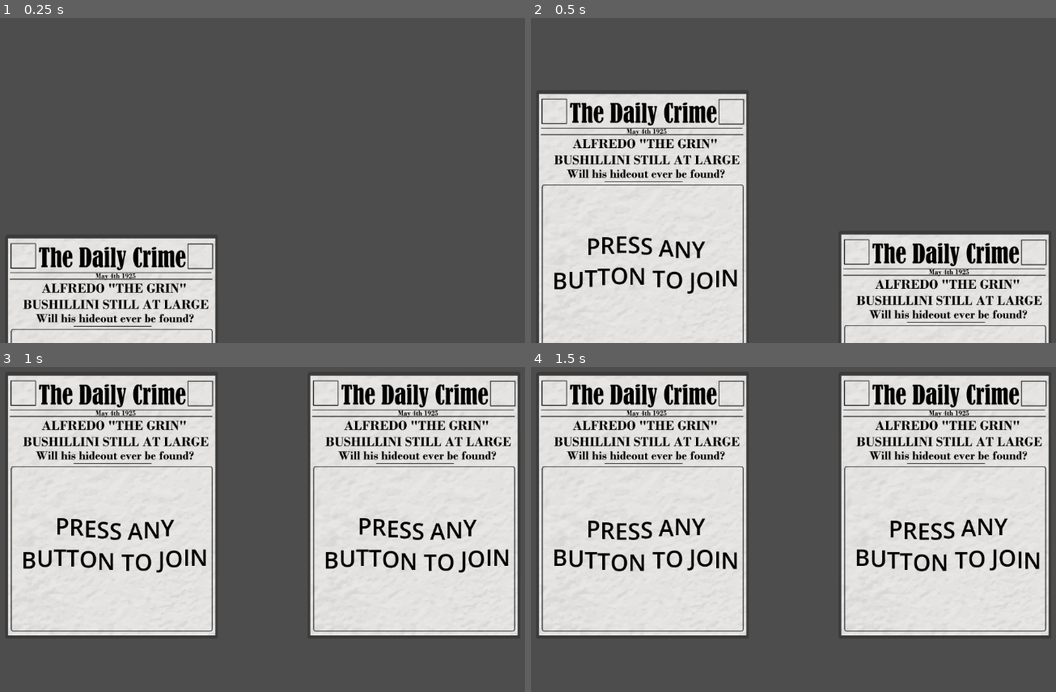
Above: before the commit, frames 1-4 (two rows, left to right).
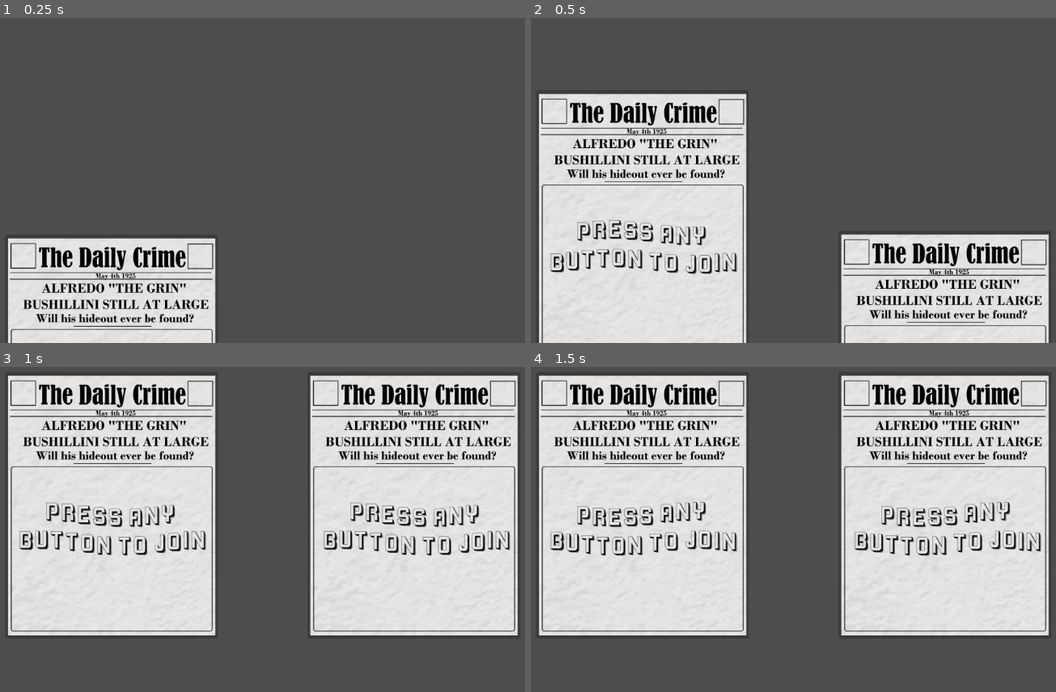
Above: after the commit, the same moments.

Repository: kylepfurey/Godotions
Game: Godot game, scene res://start stuff/select_screen.tscn
Same seed, same stepped clock (60 frames per second), same inputs: the game is played once before the commit and once after it.
Inputs:
- Up to frame 1 (0.25 s): no input
- Up to frame 2 (0.5 s): no input
- Up to frame 3 (1 s): tap Enter at 0.5 s; hold J (test_hit) from 0.53 s (still down)
- Up to frame 4 (1.5 s): tap Enter at 1.25 s; release J (test_hit) at 1.28 s; tap J (test_hit) at 1.35 s

Frame 1 is identical in both runs. In frame 2, 2.7% of the frame differs, in the area x 3-40%, y 62-86%; in frame 3, 5.5%, in the area x 3-98%, y 41-64%; in frame 4, 5.5%.

Commit message:
slect screen - controller works

Diff:
--- a/godotions/start stuff/select_screen.gd
+++ b/godotions/start stuff/select_screen.gd
@@ -7,7 +7,6 @@
 @onready var p2_text := $Player2Bg/Player2JoinText
 
 @onready var animation_player := $AnimationPlayer
-
 signal players_joined(p1_controller, p2_controller)
 
 func _ready() -> void:
@@ -16,18 +15,26 @@
 func _input(event: InputEvent) -> void:
 	if event is InputEventJoypadButton:
 		var device := event.device
+		print("COOL")
 		if p1_controller == null:
 			p1_controller = device
 			PointManager.p1_controller = p1_controller
-			p1_text.text = "WELCOME PLAYER 1"
+			p1_text.text = "[wave amp=30 freq=7]WELCOME\n PLAYER\n 1[/wave]"
 
 		if p2_controller == null and device != p1_controller:
 			p2_controller = device
 			PointManager.p2_controller = p2_controller
-			p2_text.text = "WELCOME PLAYER 2"
+			p2_text.scale = 2.0
+			p2_text.text = "WELCOME\n PLAYER\n 2"
 			emit_signal("players_joined",p1_controller,p2_controller)
 
 
+
+func show_join_text():
+	if p1_controller == null:
+		p1_text.text = "[wave amp=60 freq=3]PRESS ANY\n BUTTON TO JOIN[/wave]"
+	if p2_controller == null:
+		p2_text.text = "[wave amp=60 freq=3]PRESS ANY\n BUTTON TO JOIN[/wave]"
+
 func _process(delta: float) -> void:
-	p1_text.text = "[wave amp=60 freq=3]PRESS ANY BUTTON TO JOIN[/wave]"
-	p2_text.text = "[wave amp=60 freq=3]PRESS ANY BUTTON TO JOIN[/wave]"
+	show_join_text()
--- a/godotions/start stuff/select_screen.tscn
+++ b/godotions/start stuff/select_screen.tscn
@@ -2,6 +2,7 @@
 
 [ext_resource type="Script" uid="uid://bpuvnn38cxp0i" path="res://start stuff/select_screen.gd" id="1_qmw8t"]
 [ext_resource type="Texture2D" uid="uid://by6hf3lwsfkpd" path="res://start stuff/newspaper.png" id="2_hn4lf"]
+[ext_resource type="FontFile" uid="uid://gbbds13wkg3l" path="res://start stuff/Printer.ttf" id="3_ots6f"]
 
 [sub_resource type="Animation" id="Animation_hn4lf"]
 length = 0.001
@@ -70,6 +71,7 @@
 }
 
 [sub_resource type="Theme" id="Theme_hn4lf"]
+default_font = ExtResource("3_ots6f")
 default_font_size = 143
 
 [node name="SelectScreen" type="Control" unique_id=192181342]
@@ -101,19 +103,22 @@
 [node name="Player1JoinText" type="RichTextLabel" parent="Player1Bg" unique_id=2072093297]
 layout_mode = 1
 anchors_preset = -1
-anchor_top = 0.439
-anchor_right = 0.97800004
-anchor_bottom = 0.711
-offset_left = 27.814543
-offset_top = 47.50934
-offset_right = -0.1352539
-offset_bottom = 47.75534
+anchor_left = -0.07
+anchor_top = 0.437
+anchor_right = 1.065
+anchor_bottom = 0.772
+offset_left = -0.20161057
+offset_top = -0.22354126
+offset_right = -107.90741
+offset_bottom = -40.10855
+scale = Vector2(1.23, 1.23)
 theme = SubResource("Theme_hn4lf")
 theme_override_colors/default_color = Color(0, 0, 0, 1)
 theme_override_colors/font_outline_color = Color(1, 1, 1, 1)
 theme_override_font_sizes/normal_font_size = 54
 bbcode_enabled = true
-text = "PRESS ANY BUTTON TO JOIN"
+text = "PRESS ANY
+BUTTON TO JOIN"
 horizontal_alignment = 1
 vertical_alignment = 1
 
@@ -131,21 +136,25 @@
 scale = Vector2(0.755, 0.755)
 texture = ExtResource("2_hn4lf")
 
-[node name="Player2JoinText" type="RichTextLabel" parent="Player2Bg" unique_id=1241154620]
+[node name="Player2JoinText" type="RichTextLabel" parent="Player2Bg" unique_id=615089325]
 layout_mode = 1
 anchors_preset = -1
-anchor_top = 0.439
-anchor_right = 0.97800004
-anchor_bottom = 0.711
-offset_left = 27.814474
-offset_top = 47.506653
-offset_right = -0.13528442
-offset_bottom = 47.752655
+anchor_left = -0.07
+anchor_top = 0.437
+anchor_right = 1.065
+anchor_bottom = 0.772
+offset_left = 3.7717934
+offset_top = -0.22601318
+offset_right = -103.93402
+offset_bottom = -40.111023
+scale = Vector2(1.23, 1.23)
 theme = SubResource("Theme_hn4lf")
 theme_override_colors/default_color = Color(0, 0, 0, 1)
 theme_override_colors/font_outline_color = Color(1, 1, 1, 1)
 theme_override_font_sizes/normal_font_size = 54
 bbcode_enabled = true
-text = "PRESS ANY BUTTON TO JOIN"
+text = "PRESS ANY
+BUTTON
+ TO JOIN"
 horizontal_alignment = 1
 vertical_alignment = 1
Binary file added: godotions/start stuff/Printer.ttf
Not shown, added: godotions/start stuff/Printer.ttf.import
